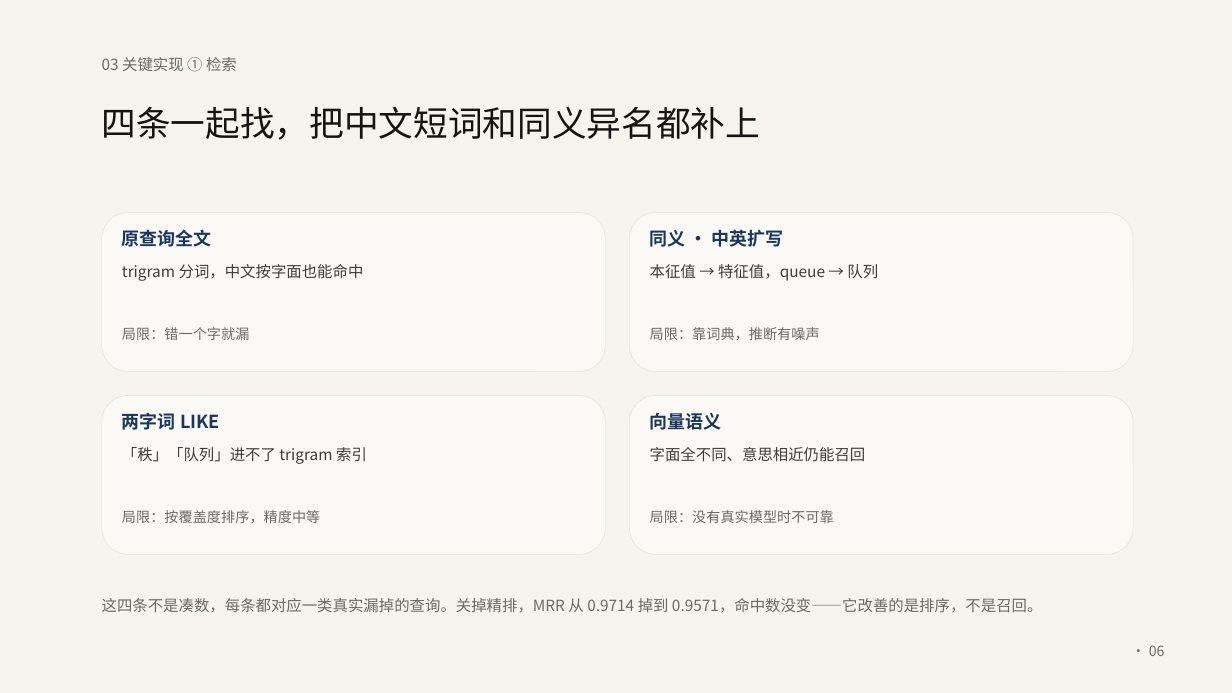
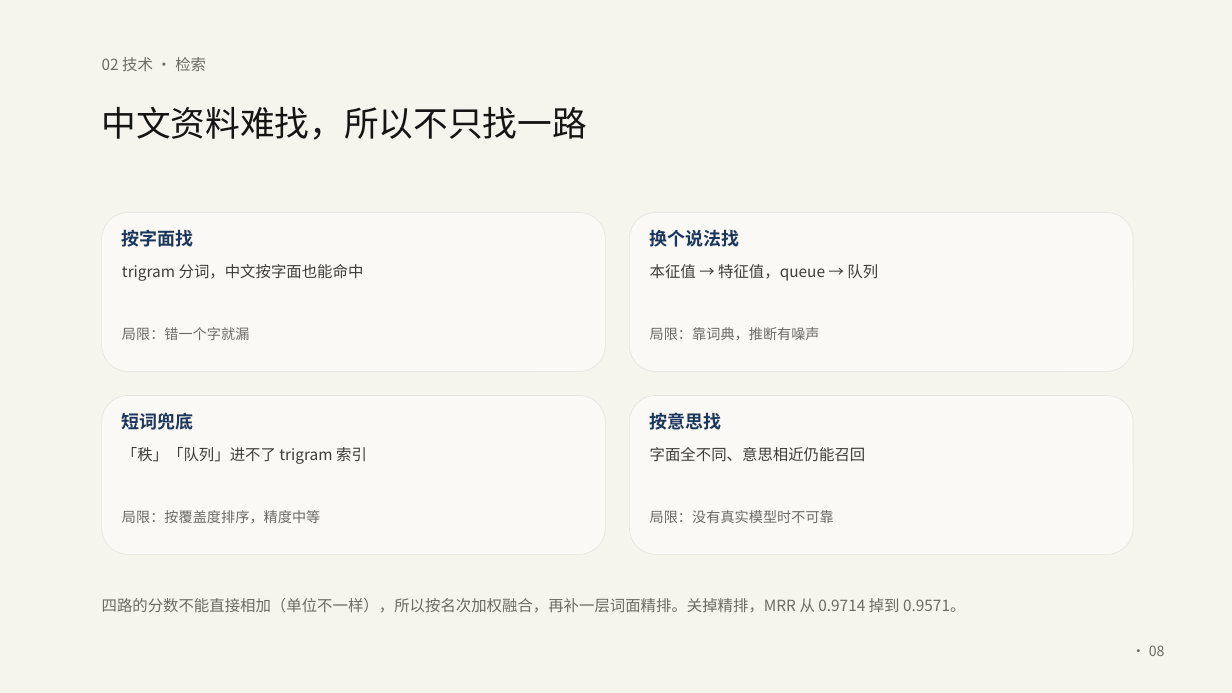
Before and after one commit to Baicaicn23/StudyGraph, a slide deck: slide 8 of docs/作品集/参赛/知迹答辩/知迹答辩.pptx (slide 6 before the commit). Drawn at 1232x693 pixels with LibreOffice and Linux fonts; fonts in the diff are those of the drawing. Boxes give left, top, right and bottom in pixels: in the first picture for what was removed or moved away, otherwise in the second. Text is boxed around its words. In the diff, an @@ line names an element or a change of style, - is before the commit and + after.

Commit message:
feat(参赛): PPT 重排为 13 页——背景与技术严格分开，技术项一项一页
用户要求背景与技术不混。核对后发现三个技术在原 PPT 上完全缺失（代码里都有）：
工具调用（9 个工具）、MCP、联网搜索 —— 全部补上。

- 13 页四段：背景 2 页（三件事 / 一周里发生的事）→ 技术 6 页（回合编排 / 工具调用 /
  工具权限 / 检索 / MCP / 联网搜索，一项一页）→ 应用与验证 1 页 → 边界与收束 2 页
- 背景段只讲用户视角：做什么、典型一周怎么用
- 技术段每页给「是什么 / 我们怎么做的 / 换来什么或代价」，脚注一句话收口
- 01-作品说明：文首标明「背景（一二四）/ 技术（三五六）」两段，技术亮点补工具调用与联网搜索
- 页名 13 条同步，13/13 落盘，validate 无错

```diff
--- a/docs/作品集/参赛/知迹答辩/知迹答辩.pptx
+++ b/docs/作品集/参赛/知迹答辩/知迹答辩.pptx
@@ text at (102, 57, 206, 71): text changed @@
-03 关键实现 ① 检索
+02 技术 · 检索
@@ text at (102, 107, 587, 140): text changed @@
-四条一起找，把中文短词和同义异名都补上
+中文资料难找，所以不只找一路
@@ text at (122, 229, 194, 247): text changed @@
-原查询全文
+按字面找
@@ text at (650, 229, 740, 247): text changed @@
-同义 · 中英扩写
+换个说法找
@@ text at (122, 412, 194, 430): text changed @@
-两字词 LIKE
+短词兜底
@@ text at (650, 412, 722, 430): text changed @@
-向量语义
+按意思找
@@ text at (102, 598, 965, 613): text changed @@
-这四条不是凑数，每条都对应一类真实漏掉的查询。关掉精排，MRR 从 0.9714 掉到 0.9571，命中数没变——它改善的是排序，不是召回。
+四路的分数不能直接相加（单位不一样），所以按名次加权融合，再补一层词面精排。关掉精排，MRR 从 0.9714 掉到 0.9571。
@@ text at (1149, 645, 1165, 656): text changed @@
-· 06
+· 08
```
Also in this commit, not shown: 8 other slides changed, 4 slides added, 2 slides removed, 3 other files.
